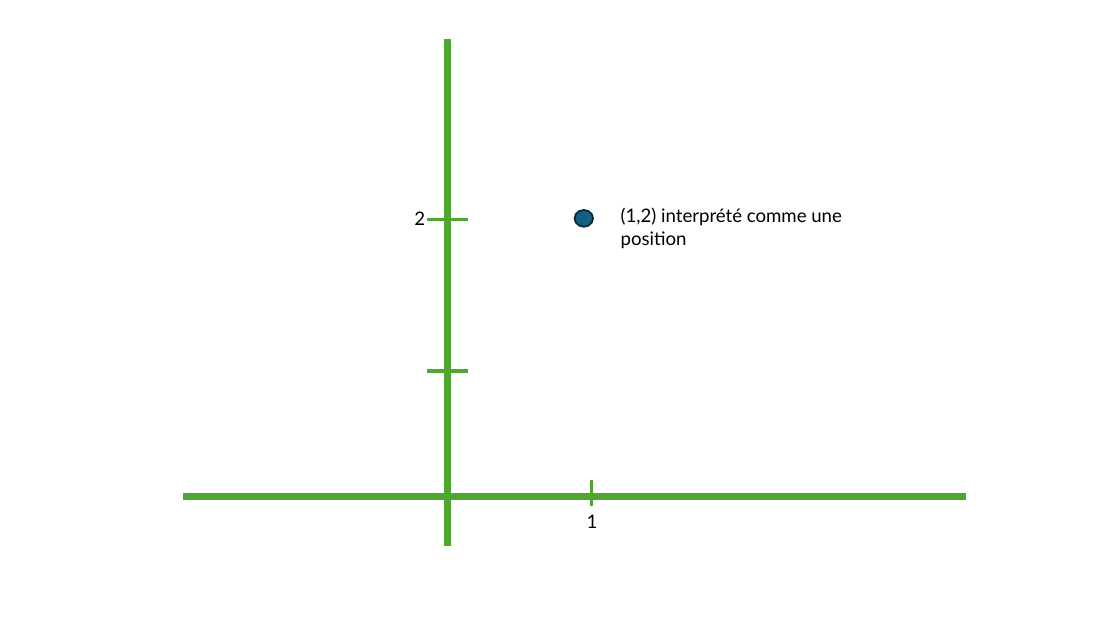
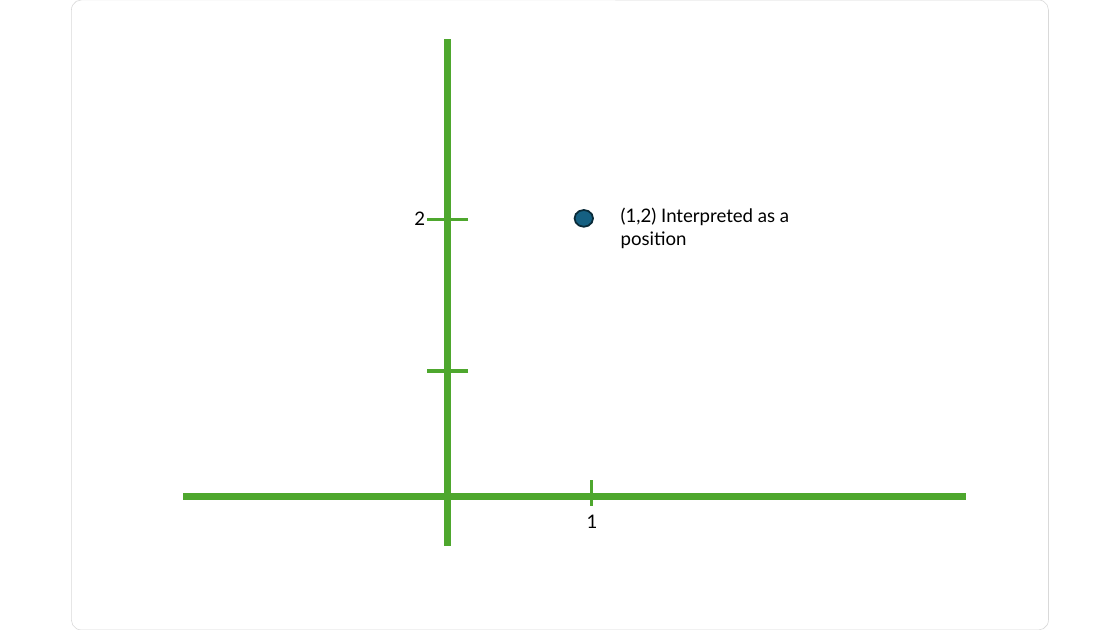
Before and after one commit to glassworks/course-raytracer-en, a slide deck: slide 7 of src/diagrams.pptx. Drawn at 1120x630 pixels with LibreOffice and Linux fonts; fonts in the diff are those of the drawing. Boxes give left, top, right and bottom in pixels: in the first picture for what was removed or moved away, otherwise in the second. Text is boxed around its words. In the diff, an @@ line names an element or a change of style, - is before the commit and + after.

```diff
--- a/src/diagrams.pptx
+++ b/src/diagrams.pptx
@@ rounded rectangle added at box(71, 0, 1049, 630), fill #FFFFFF, outline #D9D9D9 0.5 pt @@
@@ text at box(621, 207, 789, 249): text changed @@
-(1,2) interprété comme une position
+(1,2) Interpreted as a position
```
Also in this commit, not shown: 14 other slides changed, 1 slide added, 1 slide removed, 27 other files.
